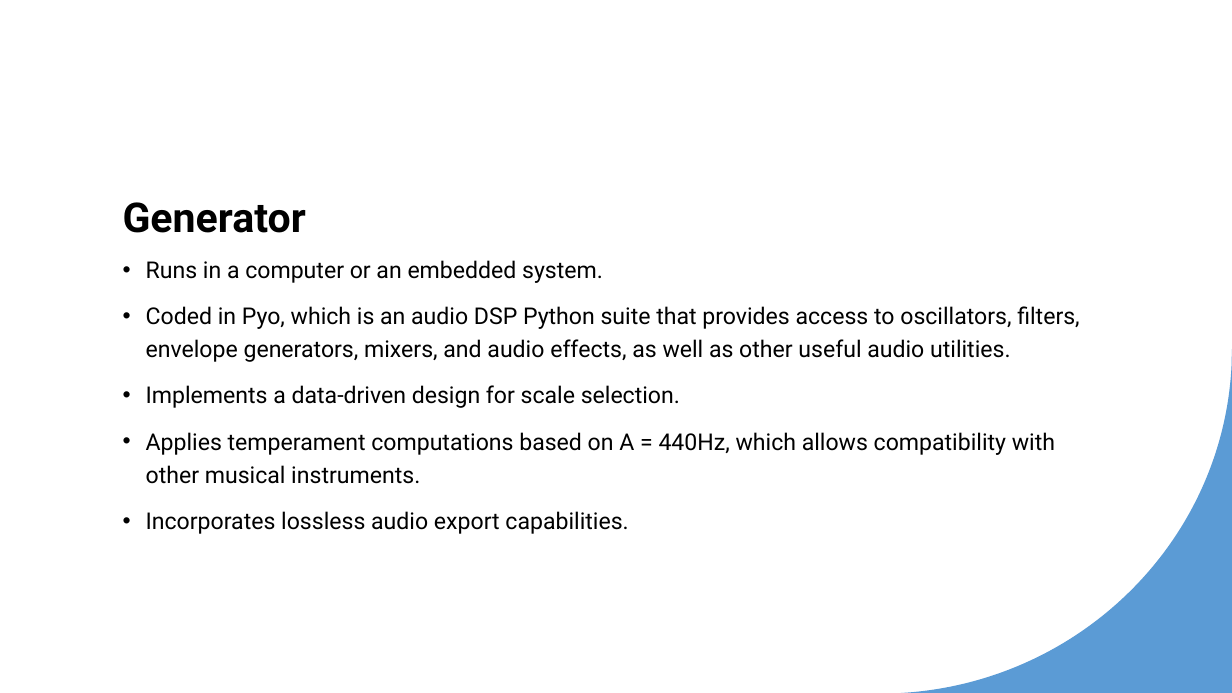
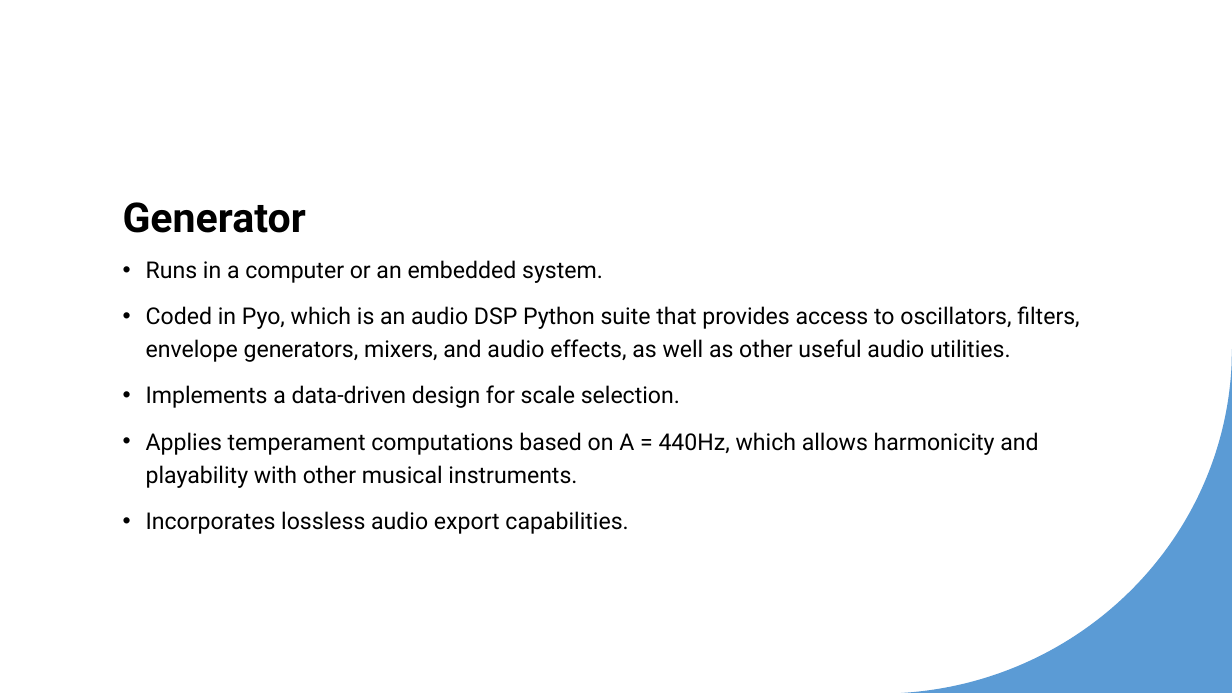
Before and after one commit to dcardonab/STCV-Synth, a slide deck: slide 3 of media/dgmd-14_proposal_presentation.pptx. Drawn at 1232x693 pixels with LibreOffice and Linux fonts; fonts in the diff are those of the drawing. Boxes give left, top, right and bottom in pixels: in the first picture for what was removed or moved away, otherwise in the second. Text is boxed around its words. In the diff, an @@ line names an element or a change of style, - is before the commit and + after.

```diff
--- a/media/dgmd-14_proposal_presentation.pptx
+++ b/media/dgmd-14_proposal_presentation.pptx
@@ text at (146, 432, 1038, 488): text changed @@
-• Applies temperament computations based on A = 440Hz, which allows compatibility with other musical instruments.
+• Applies temperament computations based on A = 440Hz, which allows harmonicity and playability with other musical instruments.
```
Also in this commit, not shown: 3 other slides changed, 5 other files.
